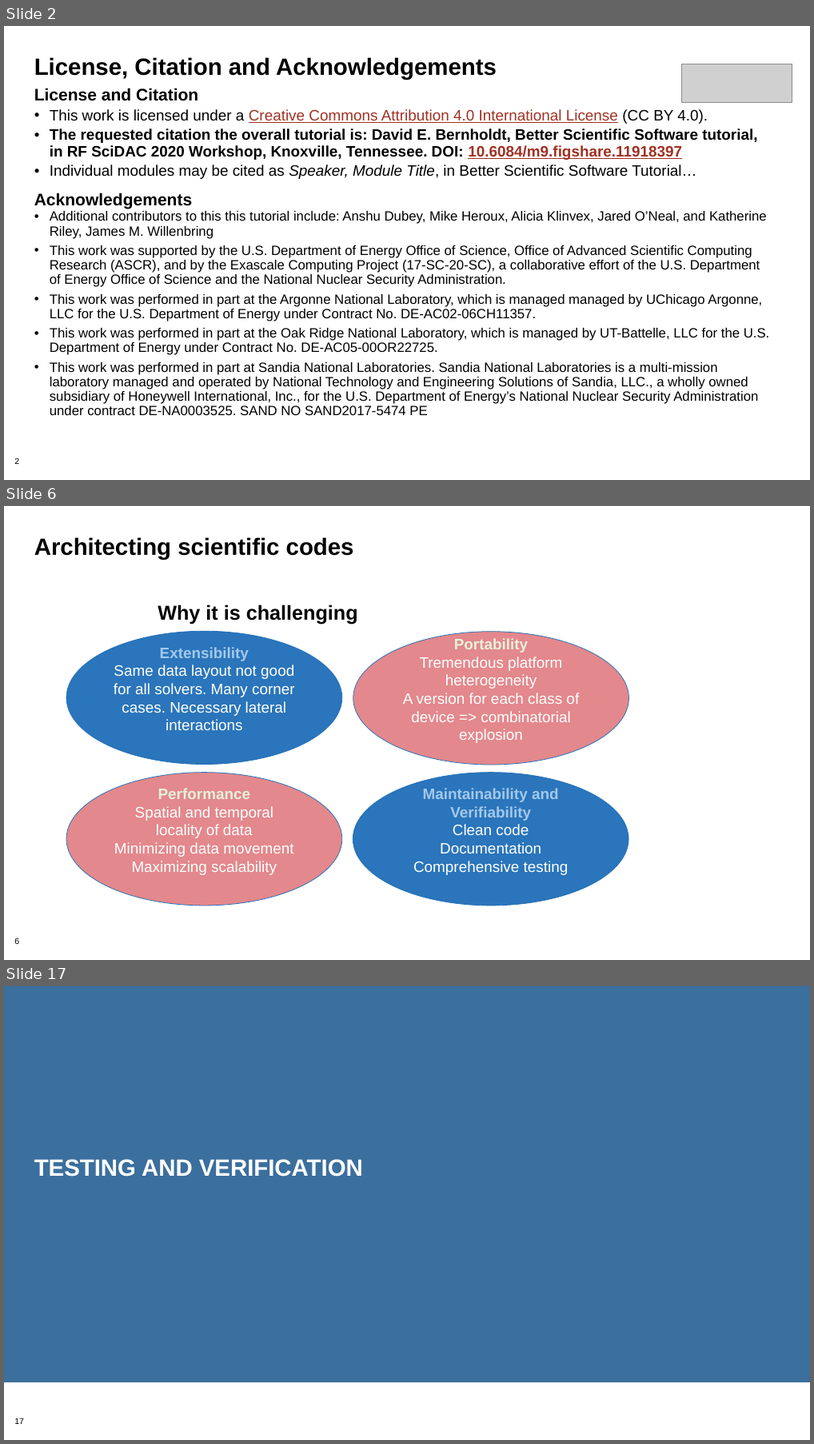
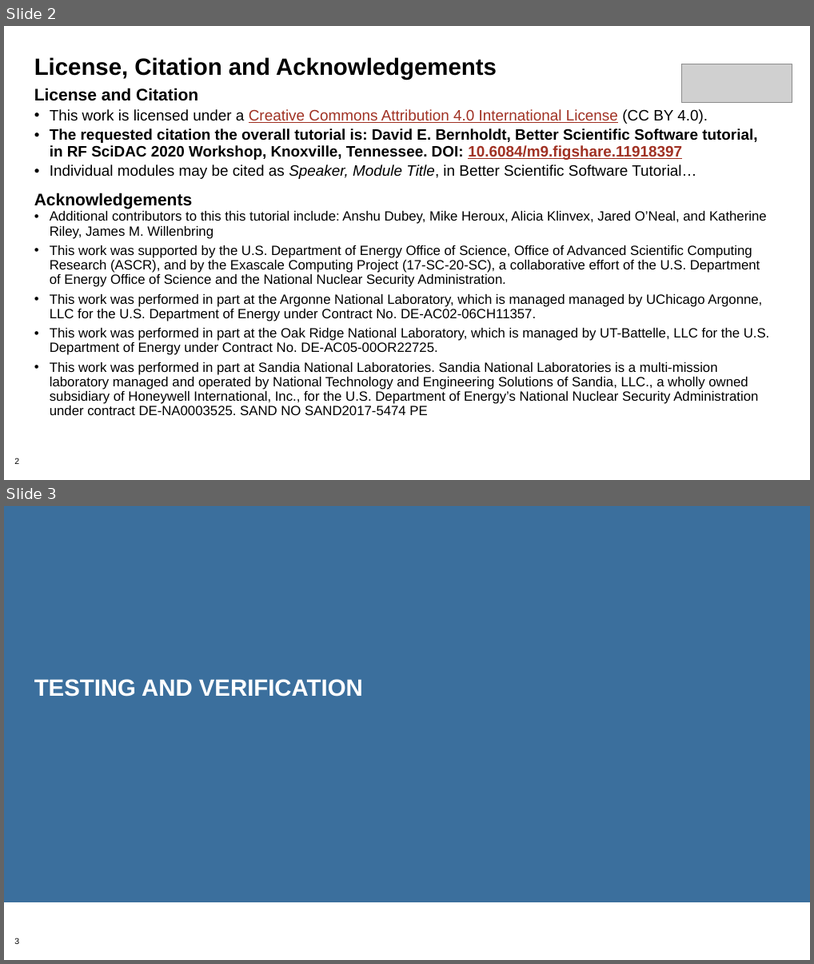
Before and after one commit to betterscientificsoftware/bssw-tutorial, a slide deck: presentations/04-testing1.pptx. Shown one above the other, each under a label of ours: slides 2, 6 and 17 before the commit, slides 2 and 3 after it; the slides between them are not shown. The pictures are 814x1444 and 814x964 pixels, drawn with LibreOffice and Linux fonts; fonts in the diff are those of the drawing; grey boxes stand for pictures; background and template pictures are left out. Boxes give left, top, right and bottom in pixels: in the first picture for what was removed or moved away, otherwise in the second. Text is boxed around its words. In the diff, an @@ line names an element or a change of style, - is before the commit and + after.

Commit message:
tweaked testing presentation

```diff
--- a/presentations/04-testing1.pptx
+++ b/presentations/04-testing1.pptx
@@ slide 6 removed at (4, 506, 810, 960), background #FFFFFF; not listed: 1 template element that a slide beside it also shows @@
@@ title removed at (34, 537, 354, 560) @@
-Architecting scientific codes
@@ text removed at (158, 604, 358, 624) @@
-Why it is challenging
@@ ellipse removed at (66, 632, 342, 764) @@
-Extensibility
-Same data layout not good for all solvers. Many corner cases. Necessary lateral interactions
@@ ellipse removed at (354, 632, 630, 764) @@
-Portability
-Tremendous platform heterogeneity
-A version for each class of device => combinatorial explosion
@@ ellipse removed at (66, 772, 342, 905) @@
-Performance
-Spatial and temporal locality of data
-Minimizing data movement
-Maximizing scalability
@@ ellipse removed at (353, 772, 629, 905) @@
-Maintainability and Verifiability
-Clean code
-Documentation
-Comprehensive testing
@@ what was slide 17 is now slide 3 @@
@@ page number at (14, 937, 19, 944): text changed @@
-17
+3
```
Also in this commit, not shown: 6 slides changed, 2 slides added, 15 other slides removed.
